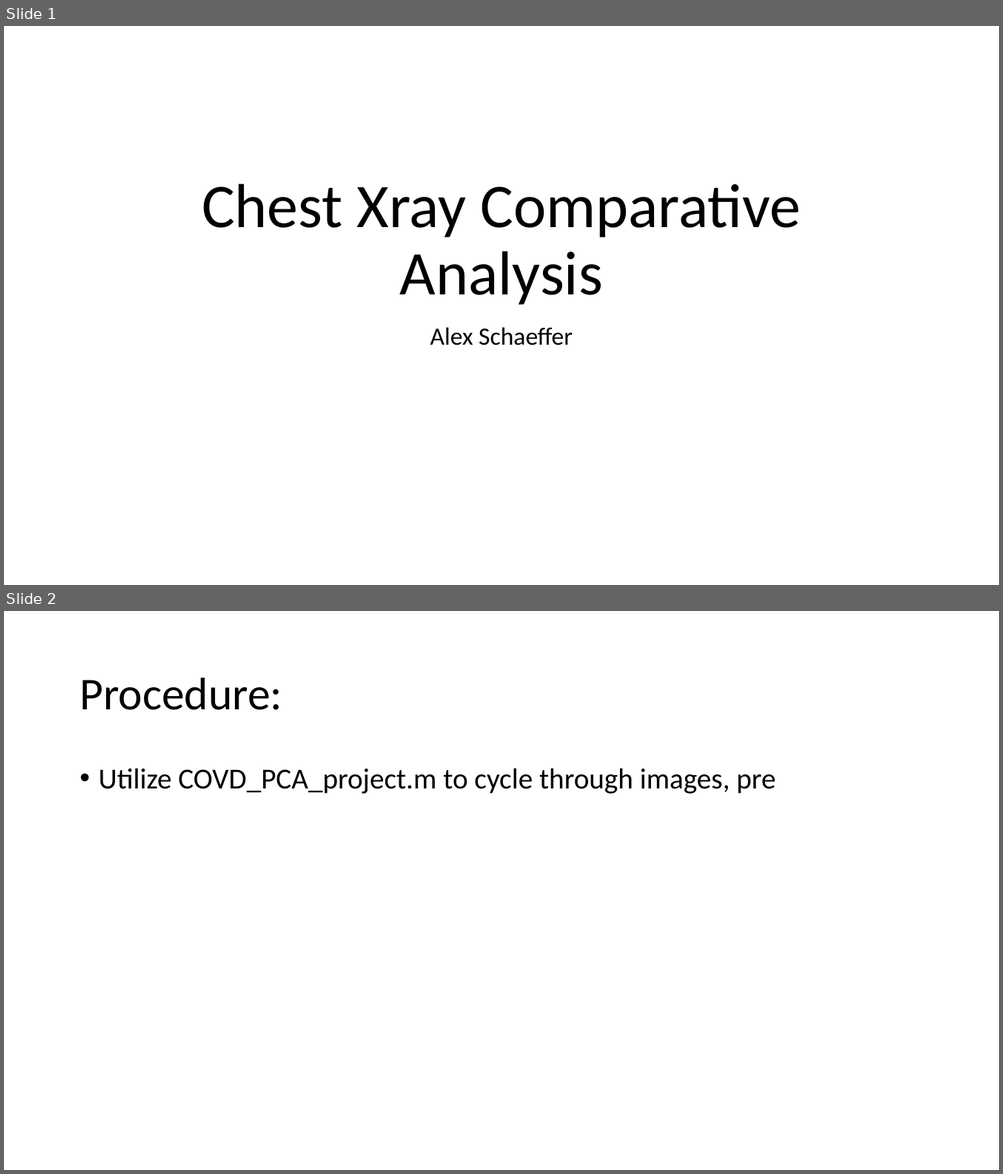
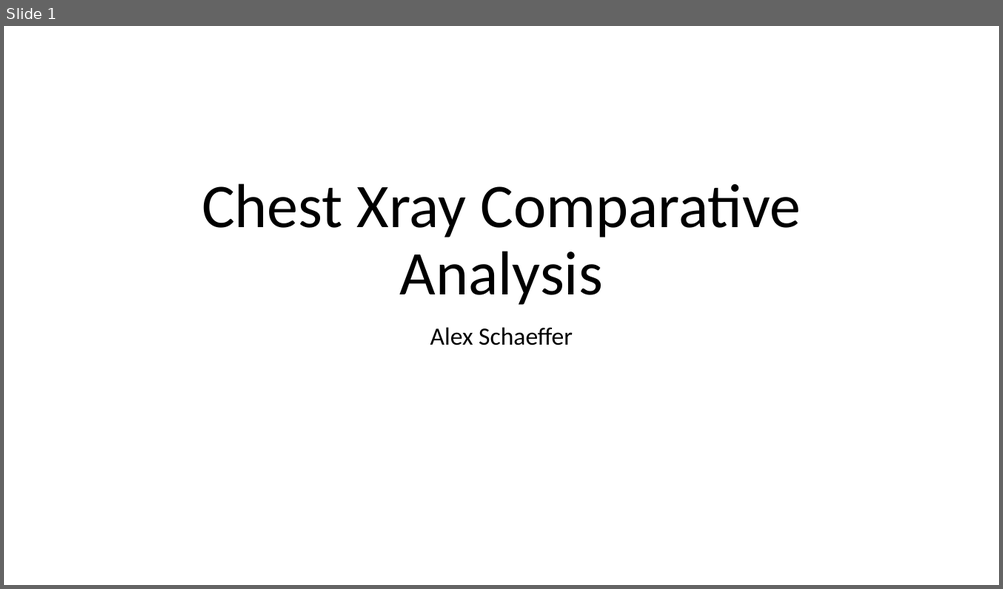
Before and after one commit to AlexSchaefferEdu/GP3, a slide deck: Presentation_Schaeffer.pptx. Shown one above the other, each under a label of ours: slides 1 and 2 before the commit, slide 1 after it. The pictures are 1003x1174 and 1003x589 pixels, drawn with LibreOffice and Linux fonts; fonts in the diff are those of the drawing. Boxes give left, top, right and bottom in pixels: in the first picture for what was removed or moved away, otherwise in the second. Text is boxed around its words. In the diff, an @@ line names an element or a change of style, - is before the commit and + after.

```diff
--- a/Presentation_Schaeffer.pptx
+++ b/Presentation_Schaeffer.pptx
@@ slide 2 removed at [4, 611, 999, 1170], background #FFFFFF @@
@@ title removed at [79, 678, 282, 710] @@
-Procedure:
@@ text removed at [99, 768, 775, 794] @@
-• Utilize COVD_PCA_project.m to cycle through images, pre
```
Also in this commit, not shown: 11 slides added, 4 other files.
